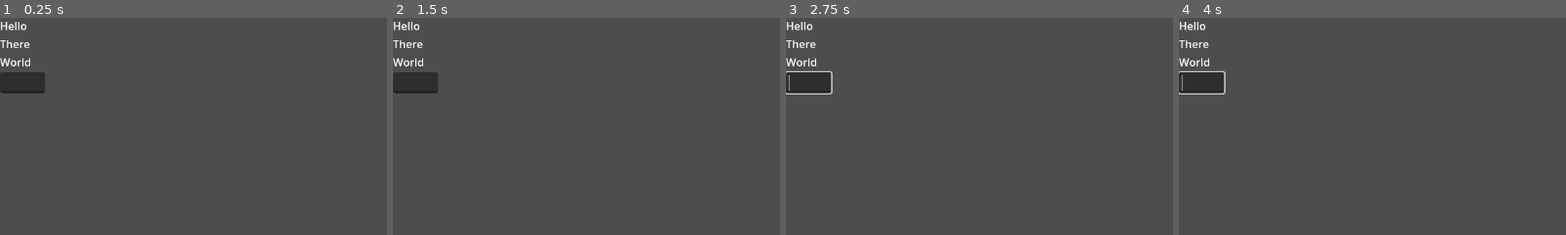
Above: before the commit, frames 1-4 (left to right).
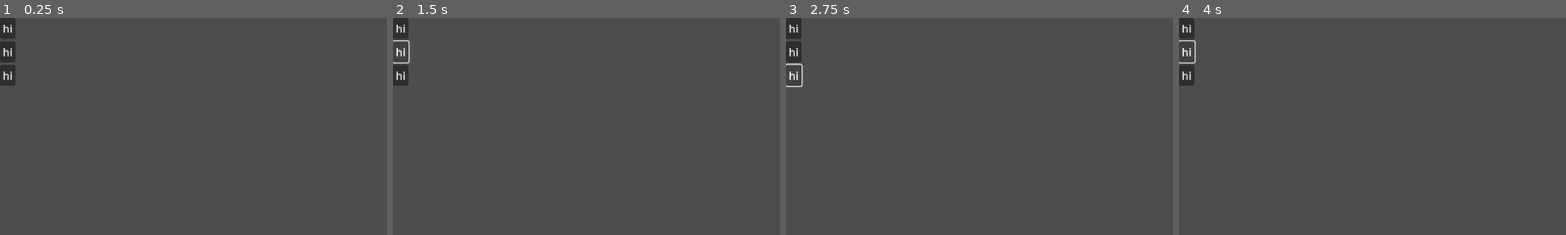
Above: after the commit, the same moments.

Repository: dugramen/godot-global-project
Game: Godot game, scene res://node.tscn
The game is run twice, just before and just after one commit, with the same random seed, the same clock (stepped at 60 frames per second) and the same inputs.
Inputs (mouse positions are % of the whole screen's width and height, from its top left):
- Up to frame 1 (0.25 s): no input
- Up to frame 2 (1.5 s): click (1, 2) at 0.5 s, where only the run after the commit has a clickable "hi"; click (1, 8) at 1.25 s, where only the run after the commit has a clickable "hi"
- Up to frame 3 (2.75 s): click (1, 13) at 2 s, where only the run after the commit has a clickable "hi"
- Up to frame 4 (4 s): click (1, 2) at 2.75 s, where only the run after the commit has a clickable "hi"; click (1, 8) at 3.5 s, where only the run after the commit has a clickable "hi"
The pictures show only the part of the screen within x 0-50%, y 0-50%; the shares and areas given below are measured in that part.

The runs differ from the first frame. In frame 1, 2.0% of the frame differs, in the area x 0-12%, y 0-35%; in frame 2, 1.9%; in frame 3, 2.1%, in the area x 0-13%, y 0-36%; in frame 4, 2.0%.

Commit message:
addon_importer properly wait for scan to finish before enabling addons

Diff:
--- a/extensions/included/addon_importer.gd
+++ b/extensions/included/addon_importer.gd
@@ -6,6 +6,9 @@
 
 func copy_addons(addons: Array):
 	var plugin_folders_to_enable := []
+	var files_to_reimport := []
+	var rfs := EditorInterface.get_resource_filesystem()
+
 	for addon in addons:
 
 		if addon is not String:
@@ -31,6 +34,8 @@
 
 			for file in DirAccess.get_files_at(global_path):
 				DirAccess.copy_absolute(global_path + '/' + file, local_path + '/' + file)
+				#files_to_reimport.push_back(local_path + "/" + file)
+
 			for d in DirAccess.get_directories_at(global_path):
 				dirs.append(dir + '/' + d)
 			i += 1
@@ -39,16 +44,36 @@
 				plugin_folders_to_enable.push_back(addon)
 
 	# The FileSystem dock doesn't properly scan new files if scanned immediately
-	var rfs := EditorInterface.get_resource_filesystem()
-	await get_tree().process_frame
-	rfs.scan()
+	#rfs.scan()
+	var p := PopupPanel.new()
+	#add_child(p)
+	#var label := Label.new()
+	#p.add_child(label)
+	#label.text = "Enabling"
+	GDX.new().render(func(a): return (
+		[self, [
+			[p, [
+				[Label, {
+					text = "Enabling " + "..."
+				}]
+			]]
+		]]
+	))
 
+	p.popup_centered()
+
+	rfs.scan_sources()
+	print("begin scan")
 	while rfs.is_scanning():
+		print('is scanning')
 		await get_tree().process_frame
 	await get_tree().process_frame
+	print("end scan")
 
 	for folder in plugin_folders_to_enable:
 		EditorInterface.set_plugin_enabled(folder, true)
+	p.hide()
+	p.queue_free()
 
 
 func _enter_tree() -> void:
--- a/node.tscn
+++ b/node.tscn
@@ -4,24 +4,40 @@
 script/source = "extends Control
 
 func _ready() -> void:
-	var my_list := [\"Hello\", \"There\", \"World\"]
-	GDX.new().render(func(update): return (
-		[self, [
-			[VBoxContainer, [
-				my_list.map(func(item): return (
-					[Label, { text = item }]
-				)),
-				[LineEdit, {
-					name = \"LineEdit\",
-					text = \"\",
-					on_text_submitted = func(text):
-						my_list.append(text)
-						update.call()
-						pass,
-				}]
+	var margin := MarginContainer.new()
+	var vbox := VBoxContainer.new()
+	var button := Button.new()
+	var ui = GDX.new().render(func(update): return (
+		[margin, [
+			[MarginContainer, [
+				[VBoxContainer, [
+					[button, {text = \"hi\"}],
+					[Button, {text = \"hi\"}],
+					[Button, {text = \"hi\"}],
+					[Button, {text = \"hi\"}],
+				]]
 			]]
 		]]
 	))
+	add_child(ui)
+	#var my_list := [\"Hello\", \"There\", \"World\"]
+	#GDX.new().render(func(update): return (
+		#[self, [
+			#[VBoxContainer, [
+				#my_list.map(func(item): return (
+					#[Label, { text = item }]
+				#)),
+				#[LineEdit, {
+					#name = \"LineEdit\",
+					#text = \"\",
+					#on_text_submitted = func(text):
+						#my_list.append(text)
+						#update.call()
+						#pass,
+				#}]
+			#]]
+		#]]
+	#))
 	#var st := {
 		#counter = 0
 	#}
